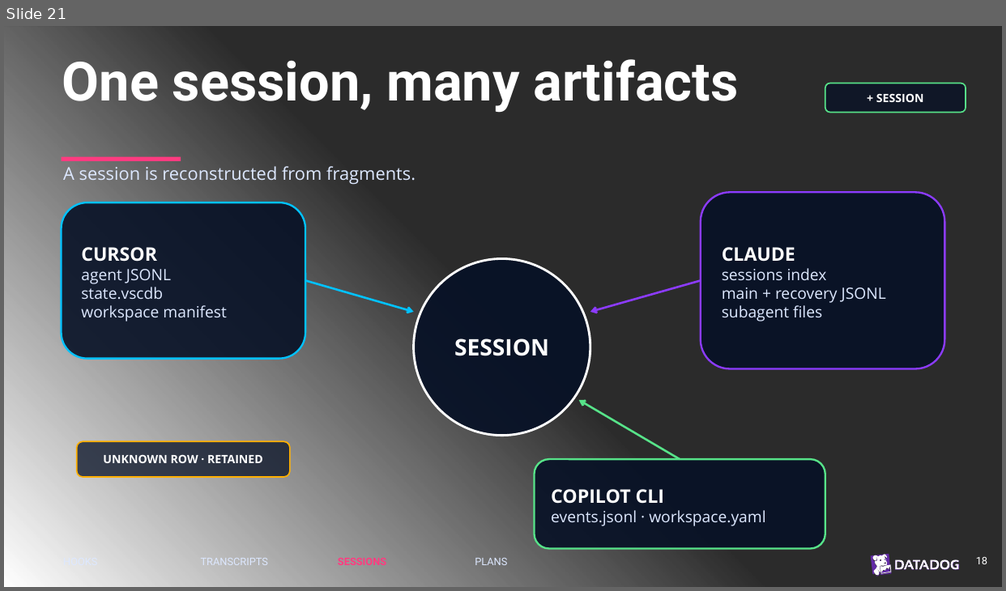
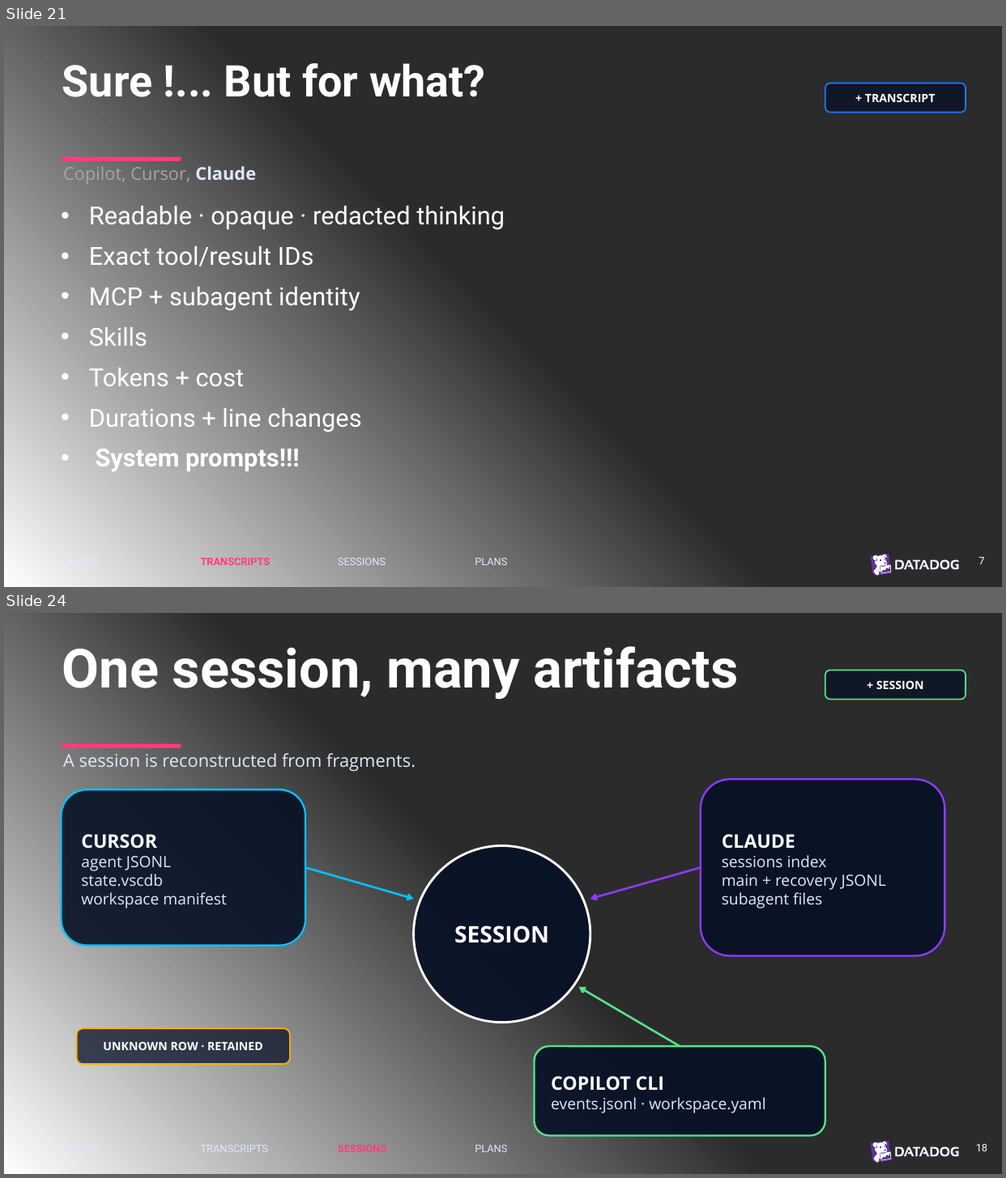
Before and after one commit to chrisnas/TechoramaNetherland2026, a slide deck: Harness Spy/Slides/HarnessSpy.pptx. Shown one above the other, each under a label of ours: slide 21 before the commit, slides 21 and 24 after it; the slides between them are not shown. The pictures are 1006x591 and 1006x1178 pixels, drawn with LibreOffice and Linux fonts; fonts in the diff are those of the drawing; background and template pictures are left out; a plain dark background stands for a picture behind light text. Boxes give left, top, right and bottom in pixels: in the first picture for what was removed or moved away, otherwise in the second. Text is boxed around its words. In the diff, an @@ line names an element or a change of style, - is before the commit and + after.

Commit message:
Improve AI session

```diff
--- a/Harness Spy/Slides/HarnessSpy.pptx
+++ b/Harness Spy/Slides/HarnessSpy.pptx
@@ slide 21 added at [4,26,1002,587], background picture (left out); not listed: 3 template elements that a slide beside it also shows @@
@@ text added at [62,63,486,97], 42 pt, text #FFFFFF, bold @@
+Sure !... But for what?
@@ rounded rectangle added at [825,83,966,112], fill #071126 at 75% opacity, outline #187BFF 1.3 pt, 11 pt, text #FFFFFF, bold @@
++ TRANSCRIPT
@@ rectangle added at [61,157,181,161], fill #FF3B80 @@
@@ text added at [63,166,256,184], 17 pt, text #A6A6A6 @@
+Copilot, Cursor, Claude
@@ subtitle added at [89,206,505,472], 24 pt, text #FFFFFF @@
+• Readable · opaque · redacted thinking
+• Exact tool/result IDs
+• MCP + subagent identity
+• Skills
+• Tokens + cost
+• Durations + line changes
+• System prompts!!!
@@ text added at [61,555,192,570], 10 pt, text #DDE8FF @@
+HOOKS
@@ text added at [201,558,270,565], 10 pt, text #FF3B80, bold @@
+TRANSCRIPTS
@@ text added at [338,558,386,565], 10 pt, text #DDE8FF @@
+SESSIONS
@@ text added at [475,558,507,565], 10 pt, text #DDE8FF @@
+PLANS
@@ text added at [978,557,984,565], 10 pt, text #FFFFFF @@
+7
@@ what was slide 21 is now slide 24 @@
```
Also in this commit, not shown: 6 slides changed, 4 other slides added, 2 slides removed, 32 other files.
